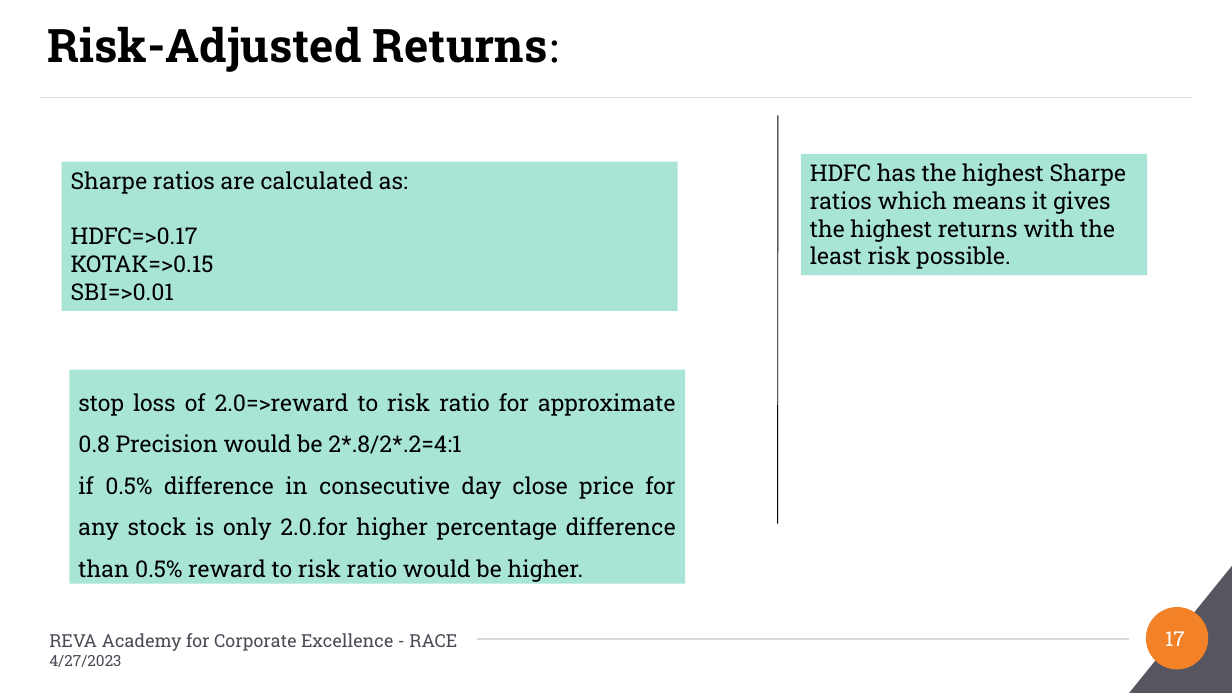
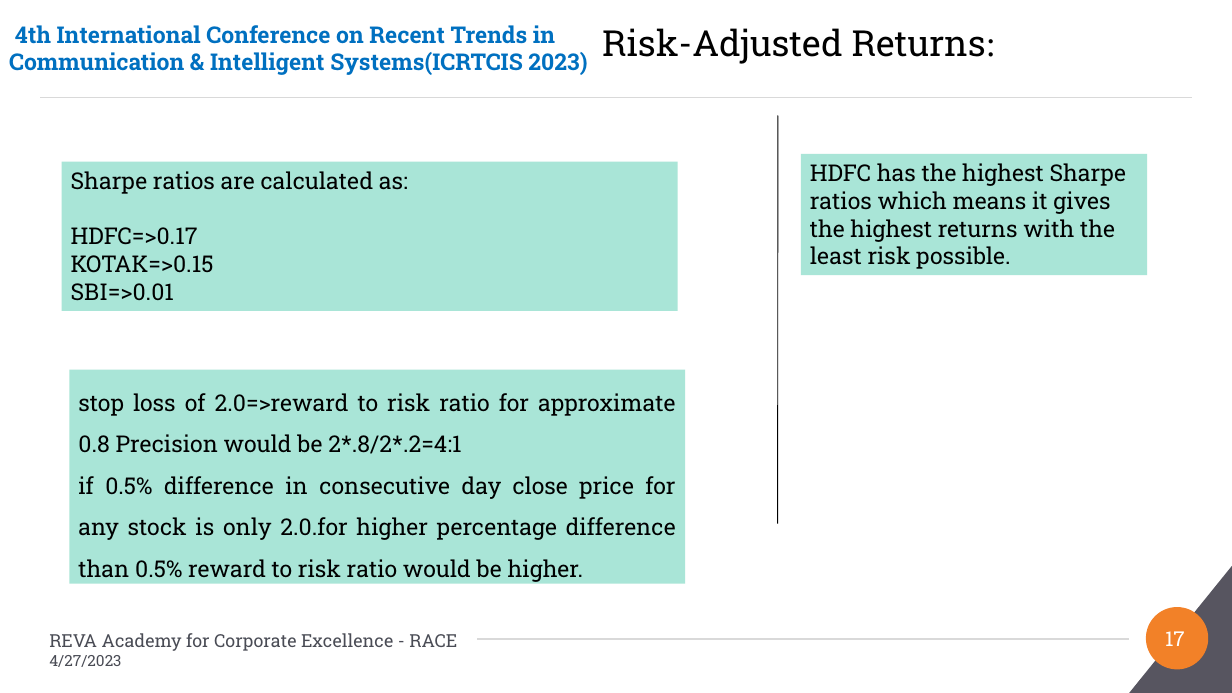
Before and after one commit to Embedded-org/ACCOMPLISHMENTS, a slide deck: slide 17 of RACE_CAPSTONE_PROJECT2/Conference_Paper2/PaperID-180_Direction Detection of Select Stocks with Machine Learning.pptx. Drawn at 1232x693 pixels with LibreOffice and Linux fonts; fonts in the diff are those of the drawing; background and template pictures are left out. Boxes give left, top, right and bottom in pixels: in the first picture for what was removed or moved away, otherwise in the second. Text is boxed around its words. In the diff, an @@ line names an element or a change of style, - is before the commit and + after.

```diff
--- a/RACE_CAPSTONE_PROJECT2/Conference_Paper2/PaperID-180_Direction Detection of Select Stocks with Machine Learning.pptx
+++ b/RACE_CAPSTONE_PROJECT2/Conference_Paper2/PaperID-180_Direction Detection of Select Stocks with Machine Learning.pptx
@@ text added at (9, 25, 587, 75), 18 pt, text #0070C0, bold @@
+4th International Conference on Recent Trends in Communication & Intelligent Systems(ICRTCIS 2023)
@@ title "Risk-Adjusted Returns:": place and size @@
-title "Risk-Adjusted Returns:" at (48, 26, 561, 72)
+title "Risk-Adjusted Returns:" at (602, 28, 996, 64)
@@ title "Risk-Adjusted Returns:" at (602, 28, 996, 64): size 36 to 28 pt, bold off @@
```
Also in this commit, not shown: 22 other slides changed.
